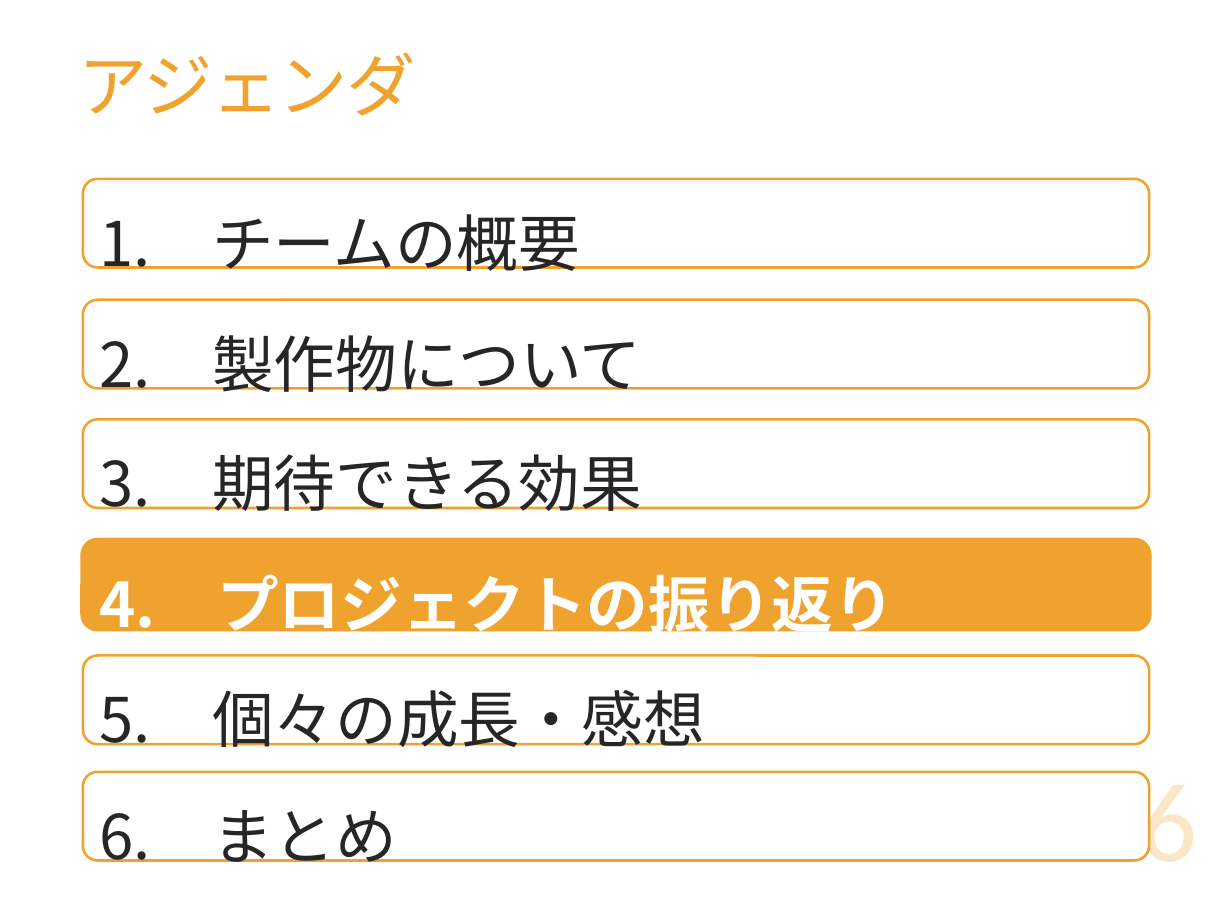
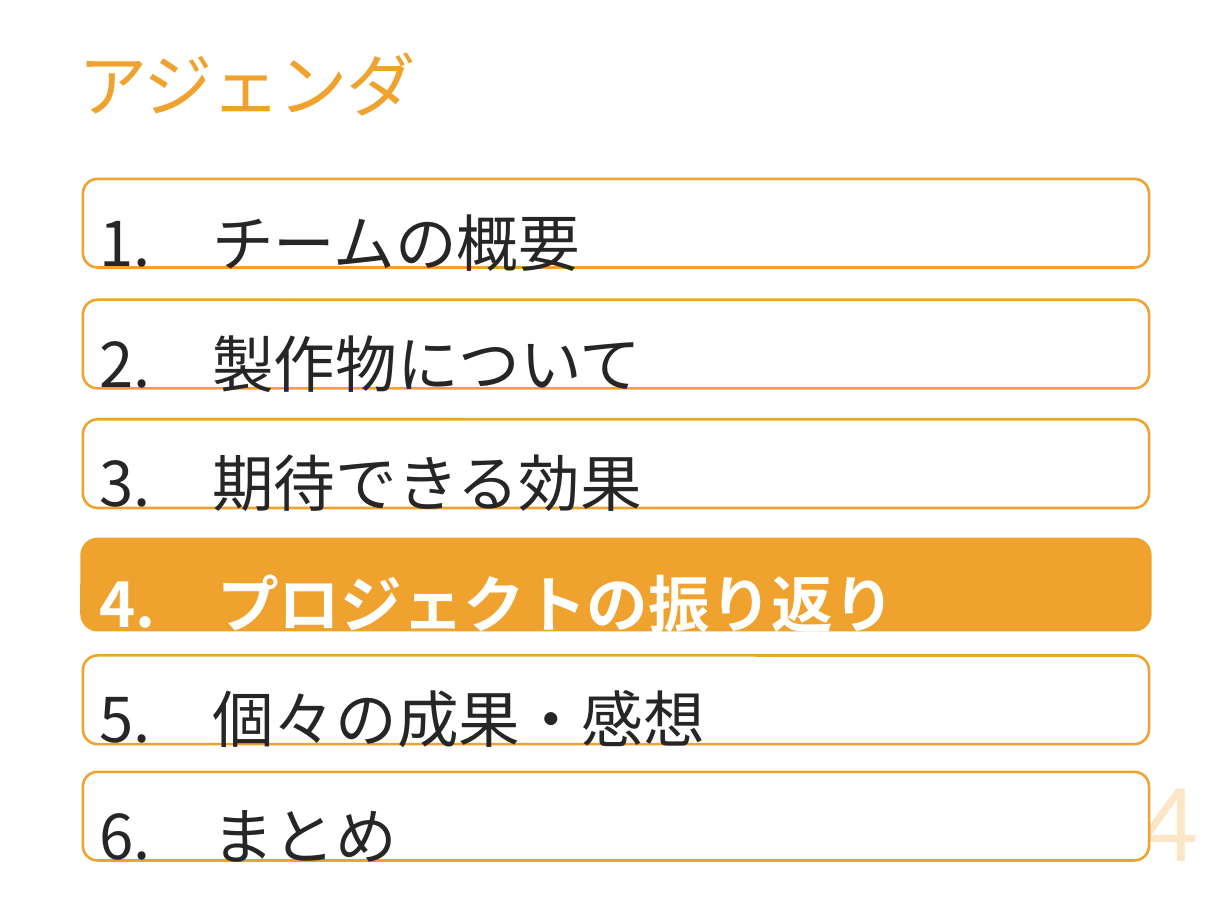
Before and after one commit to DOJO-2021/D-2, a slide deck: slide 24 of documents/プレゼン/Knowledge Holder_清書版.pptx (slide 26 before the commit). Drawn at 1232x924 pixels with LibreOffice and Linux fonts; fonts in the diff are those of the drawing. Boxes give left, top, right and bottom in pixels: in the first picture for what was removed or moved away, otherwise in the second. Text is boxed around its words. In the diff, an @@ line names an element or a change of style, - is before the commit and + after.

```diff
--- a/documents/プレゼン/Knowledge Holder_清書版.pptx
+++ b/documents/プレゼン/Knowledge Holder_清書版.pptx
@@ text in rounded rectangle at (x1=99, y1=690, x2=705, y2=747): text changed @@
-5. 個々の成長・感想
+5. 個々の成果・感想
@@ page number at (x1=1083, y1=770, x2=1197, y2=862): text changed @@
-26
+24
```
Also in this commit, not shown: 10 other slides changed, 2 slides removed.
